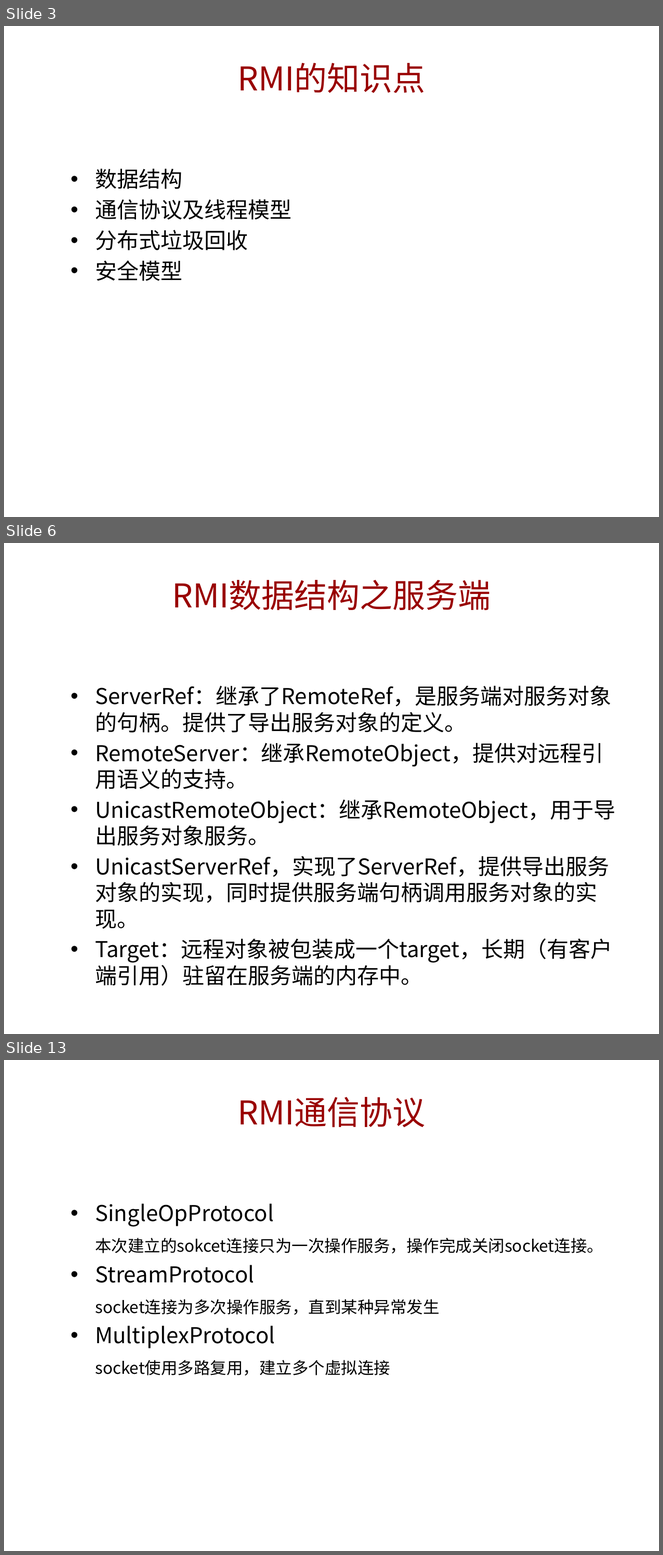
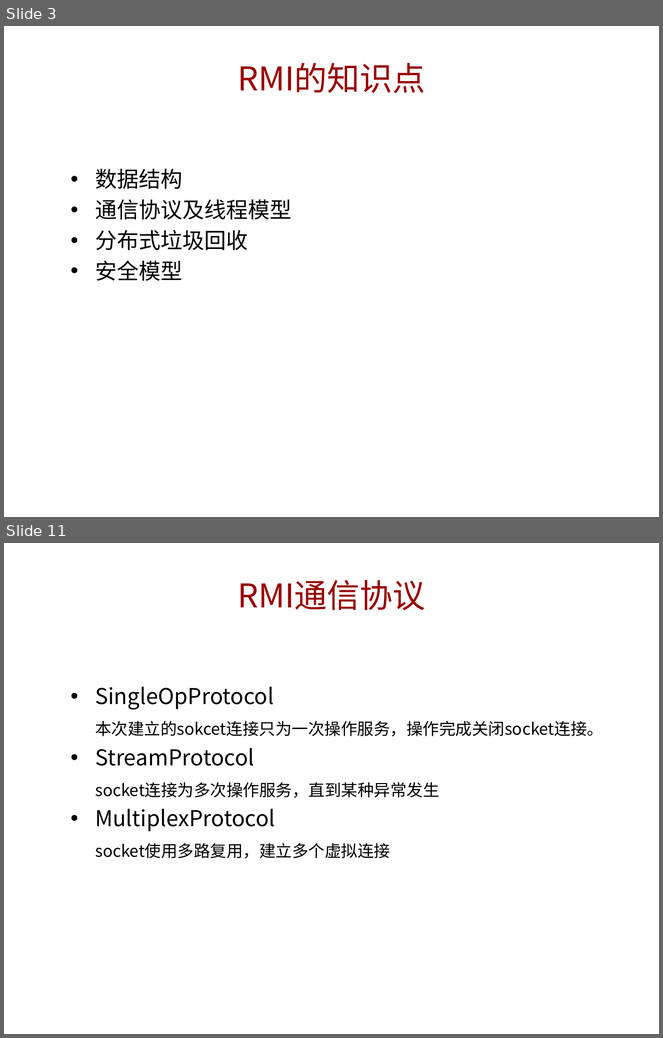
Before and after one commit to jianzijian/Hello-World, a slide deck: RMI学习分享.pptx. Shown one above the other, each under a label of ours: slides 3, 6 and 13 before the commit, slides 3 and 11 after it; the slides between them are not shown. The pictures are 663x1555 and 663x1038 pixels, drawn with LibreOffice and Linux fonts; fonts in the diff are those of the drawing; background and template pictures are left out. Boxes give left, top, right and bottom in pixels: in the first picture for what was removed or moved away, otherwise in the second. Text is boxed around its words. In the diff, an @@ line names an element or a change of style, - is before the commit and + after.

```diff
--- a/RMI学习分享.pptx
+++ b/RMI学习分享.pptx
@@ slide 6 removed at bbox=[4, 543, 659, 1034], background picture (left out) @@
@@ title removed at bbox=[172, 580, 491, 611] @@
-RMI数据结构之服务端
@@ text removed at bbox=[95, 685, 616, 986] @@
-• ServerRef：继承了RemoteRef，是服务端对服务对象的句柄。提供了导出服务对象的定义。
-• RemoteServer：继承RemoteObject，提供对远程引用语义的支持。
-• UnicastRemoteObject：继承RemoteObject，用于导出服务对象服务。
-• UnicastServerRef，实现了ServerRef，提供导出服务对象的实现，同时提供服务端句柄调用服务对象的实现。
-• Target：远程对象被包装成一个target，长期（有客户端引用）驻留在服务端的内存中。
@@ what was slide 13 is now slide 11 @@
```
Also in this commit, not shown: 1 slide changed, 7 slides added, 7 other slides removed.
